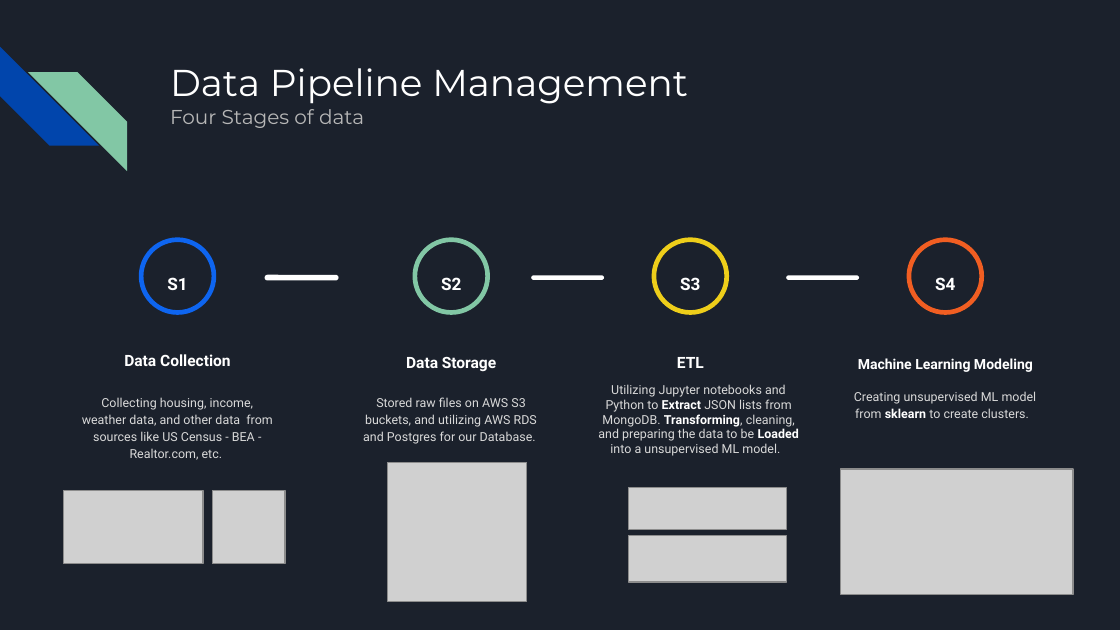
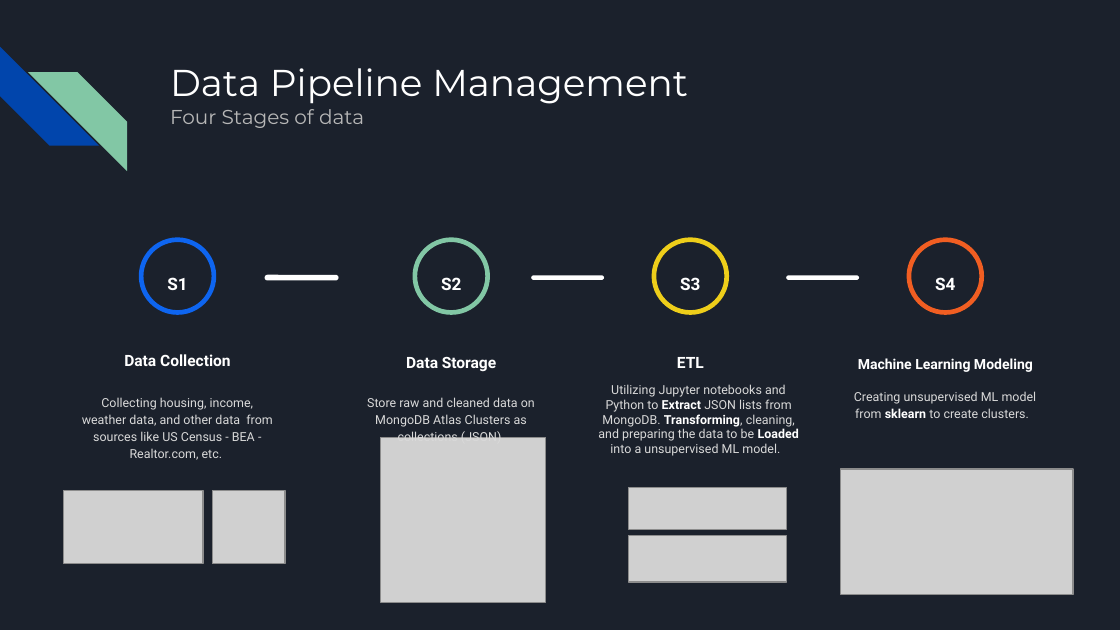
Before and after one commit to marke0816/Sleeper_Cities, a slide deck: slide 3 of Resources/Sleeper_Cities_Analysis.pptx (slide 5 before the commit). Drawn at 1120x630 pixels with LibreOffice and Linux fonts; fonts in the diff are those of the drawing; grey boxes stand for pictures. Boxes give left, top, right and bottom in pixels: in the first picture for what was removed or moved away, otherwise in the second. Text is boxed around its words. In the diff, an @@ line names an element or a change of style, - is before the commit and + after.

Commit message:
added school data and ran ML model

```diff
--- a/Resources/Sleeper_Cities_Analysis.pptx
+++ b/Resources/Sleeper_Cities_Analysis.pptx
@@ text at (x1=367, y1=397, x2=535, y2=438): text changed @@
-Stored raw files on AWS S3 buckets, and utilizing AWS RDS and Postgres for our Database.
+Store raw and cleaned data on MongoDB Atlas Clusters as collections (JSON)
@@ picture resized from (x1=388, y1=463, x2=526, y2=601) to (x1=381, y1=438, x2=545, y2=603) @@
```
Also in this commit, not shown: 1 other slide changed, 4 slides removed, 2 other files.
